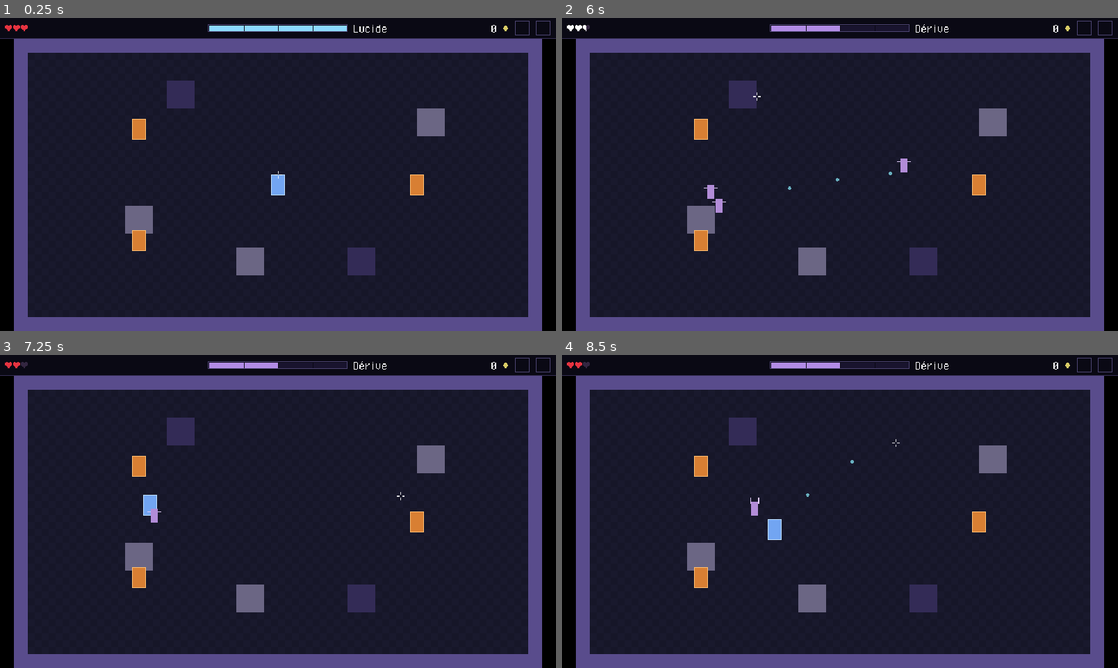
Above: before the commit, frames 1-4 (two rows, left to right).
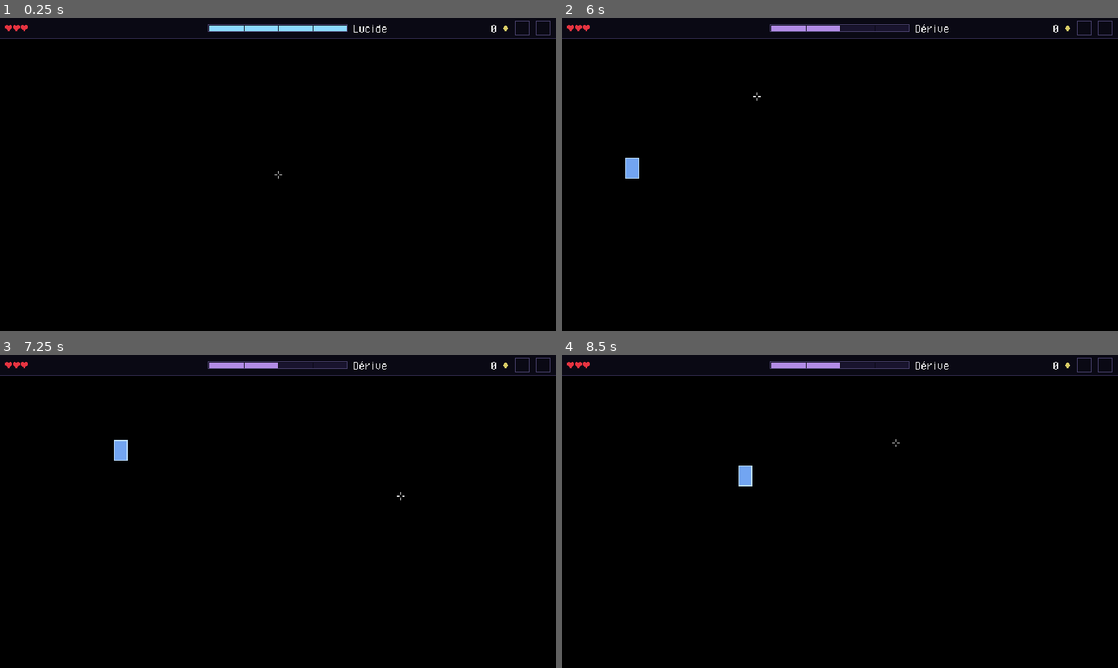
Above: after the commit, the same moments.

Repository: Kroustille/hypnagogia
Game: Godot game, scene res://main/main.tscn
Two runs of this game, one before a commit and one after it. Both use one fixed random seed, a clock stepped at 60 frames per second and the inputs below.
Inputs (mouse positions are in pixels of both pictures, inside the frame that each line leads up to):
- Up to frame 1 (0.25 s): no input
- Up to frame 2 (6 s): tap Enter at 0.5 s; move the mouse to (962, 158) at 0.52 s; press the mouse at (962, 158) at 0.53 s; hold D (move_right) 0.53-1.28 s; move the mouse to (728, 190) at 1.27 s; release the mouse at (728, 190) at 1.28 s; hold S (move_down) 1.28-2.03 s; tap Space (dash) at 1.35 s; click (728, 190) at 1.55 s; move the mouse to (895, 105) at 2.02 s; press the mouse at (895, 105) at 2.03 s; hold D (move_right) 2.03-2.78 s; right-click (895, 105) at 2.1 s; move the mouse to (812, 237) at 2.77 s; release the mouse at (812, 237) at 2.78 s; hold W (move_up) 2.78-3.53 s; tap Shift (power_2) at 2.85 s; click (812, 237) at 3.05 s; move the mouse to (1006, 221) at 3.52 s; press the mouse at (1006, 221) at 3.53 s; hold A (move_left) 3.53-5.03 s; move the mouse to (673, 127) at 4.27 s; release the mouse at (673, 127) at 4.28 s; tap 1 at 4.35 s; click (673, 127) at 4.55 s; move the mouse to (867, 174) at 5.02 s; press the mouse at (867, 174) at 5.03 s; hold S (move_down) 5.03-5.78 s; tap 2 at 5.1 s; move the mouse to (756, 96) at 5.77 s; release the mouse at (756, 96) at 5.78 s; hold D (move_right) from 5.78 s (still down); tap 3 at 5.85 s
- Up to frame 3 (7.25 s): click (194, 433) at 6.05 s; move the mouse to (400, 495) at 6.52 s; release D (move_right) at 6.53 s; press the mouse at (400, 495) at 6.53 s; hold W (move_up) from 6.53 s (still down); tap 4 at 6.6 s
- Up to frame 4 (8.5 s): move the mouse to (728, 527) at 7.27 s; release W (move_up) at 7.28 s; release the mouse at (728, 527) at 7.28 s; hold D (move_right) 7.28-8.03 s; tap 5 at 7.35 s; click (728, 527) at 7.55 s; move the mouse to (895, 442) at 8.02 s; press the mouse at (895, 442) at 8.03 s; hold S (move_down) from 8.03 s (still down); tap 6 at 8.1 s

The runs differ from the first frame. In frame 1, 89% of the frame differs, in the area x 2-98%, y 6-100%; in frame 2, 89%, in the area x 0-98%, y 2-100%; in frame 3, 89%; in frame 4, 89%.
Error after the commit: Parse Error: Could not resolve class "Enemy". (res://enemies/sleepwalker/sleepwalker.gd:1)

Commit message:
feat(enemies): scale bullet speed and telegraphs with the room danger
Co-Authored-By: Claude Sonnet 5.5 <noreply@anthropic.com>

Diff:
--- a/game/combat/telegraph.gd
+++ b/game/combat/telegraph.gd
@@ -3,7 +3,7 @@
 ## Announces an attack (FR26, AR7): every enemy attack starts with start(). Its duration is
 ## max(base x multiplier, Tuning.COMBAT.min_telegraph), counted in game ticks of the owner's clock group.
 ## Plays the telegraph sound; the animation is the owner's (it swaps its sprite texture on the same tick).
-## The multiplier stays 1 until the danger exists (epic 3: room.danger.telegraph_mult).
+## The multiplier is the room's danger.telegraph_mult (story 3.6).
 ## As a child of its owner at the same tick priority it ticks after it: started on tick N it reads
 ## 24 ticks (0.4 s at 60 Hz) and the owner sees it inactive on tick N + 24.
 
--- a/game/enemies/enemy.gd
+++ b/game/enemies/enemy.gd
@@ -13,6 +13,8 @@
 ## Registered by the room with the player's BulletManager.
 var hurtbox: Hurtbox
 var telegraph: Telegraph
+## The room's danger profile (story 3.6), read when the enemy fires or starts a telegraph. Never null.
+var danger: DangerProfile
 
 var _def: EnemyDef
 var _target: Node2D
@@ -28,8 +30,10 @@
 
 
 ## Dependency injection: call before add_child(). target: what the enemy chases; target_hurtbox: what its contact hits;
-## bullets: the room's enemy BulletManager (optional: only shooters need it).
-func setup(def: EnemyDef, target: Node2D, target_hurtbox: Hurtbox, bullets: BulletManager = null) -> void:
+## bullets: the room's enemy BulletManager (optional: only shooters need it). danger: the room's profile, shared and
+## mutated by the room (optional: a fresh neutral profile of its own otherwise).
+func setup(def: EnemyDef, target: Node2D, target_hurtbox: Hurtbox, bullets: BulletManager = null, room_danger: DangerProfile = null) -> void:
+	danger = room_danger if room_danger != null else DangerProfile.new()
 	_def = def
 	_bullets = bullets
 	_target = target
@@ -84,6 +88,12 @@
 	add_child(telegraph)
 
 
+## Starts the telegraph with the room's danger applied (a telegraph already running keeps its duration).
+## Returns its duration in seconds.
+func _start_telegraph_of(base_seconds: float, sound: AudioStream) -> float:
+	return telegraph.start(base_seconds, sound, danger.telegraph_mult)
+
+
 func is_dead() -> bool:
 	return _dead
 
--- a/game/enemies/sheep/sheep.gd
+++ b/game/enemies/sheep/sheep.gd
@@ -175,7 +175,7 @@
 			# Frozen here: a direction, not a point to aim at. Neither the backup nor the charge follow the target.
 			_charge_direction = (_target_position() - global_position).normalized()
 			_sprite.texture = _scrape_textures[0]
-			telegraph.start(_sheep_def.telegraph_duration, TELEGRAPH_SOUND)
+			_start_telegraph_of(_sheep_def.telegraph_duration, TELEGRAPH_SOUND)
 		State.BACKUP:
 			_sprite.texture = _charge_texture
 			_ticks_left = _backup_seconds * Engine.physics_ticks_per_second
--- a/game/enemies/shooter_enemy.gd
+++ b/game/enemies/shooter_enemy.gd
@@ -15,6 +15,8 @@
 var _spread_radians: float = 0.0
 var _interval_seconds: float = 0.0
 var _telegraph_seconds: float = 0.0
+## Speed of the bullets before the room's danger (tiles per second): the multiplier never compounds on it.
+var _base_bullet_speed: float = 0.0
 
 
 func _ready() -> void:
@@ -52,7 +54,8 @@
 		_assert_failed("ShooterDef bullet_speed must be finite, > 0 and under one tile per tick")
 	_telegraph_seconds = telegraph_seconds
 	_bullet_params = BulletParams.new() # own instance, never a shared Resource
-	_bullet_params.speed = speed if _volley_count > 0 else 1.0
+	_base_bullet_speed = speed if _volley_count > 0 else 1.0
+	_bullet_params.speed = _base_bullet_speed
 	_bullet_params.radius = Tuning.COMBAT.enemy_bullet_radius
 	_bullet_params.lifetime = Tuning.COMBAT.enemy_bullet_lifetime
 	_bullet_params.damage = Tuning.COMBAT.hit_damage_half_hearts
@@ -78,7 +81,7 @@
 ## Starts the telegraph (sound included) and restarts the cycle. Called by the subclass's _enter(TELEGRAPH).
 func _start_telegraph(sound: AudioStream) -> void:
 	_restart_cycle()
-	telegraph.start(_telegraph_seconds, sound)
+	_start_telegraph_of(_telegraph_seconds, sound)
 
 
 ## Fires one volley at the target's current position. Returns the number of bullets fired (0 without a target, on
@@ -92,6 +95,7 @@
 		return 0
 	var aim: Vector2 = to.normalized()
 	var fired: int = 0
+	_bullet_params.speed = _base_bullet_speed * danger.enemy_bullet_speed_mult # read now: bullets in flight keep theirs
 	for i: int in _volley_count:
 		var angle: float = _spread_radians * (i - (_volley_count - 1) / 2.0)
 		if _bullets.fire(_bullet_params, origin, aim.rotated(angle)):
--- a/game/enemies/sleepwalker/sleepwalker.gd
+++ b/game/enemies/sleepwalker/sleepwalker.gd
@@ -91,7 +91,7 @@
 		State.TELEGRAPH:
 			velocity = Vector2.ZERO
 			_sprite.texture = _raise_texture
-			telegraph.start(_sleepwalker_def.telegraph_duration, TELEGRAPH_SOUND)
+			_start_telegraph_of(_sleepwalker_def.telegraph_duration, TELEGRAPH_SOUND)
 		State.RUSH:
 			_sprite.texture = _walk_texture
 			_rush_ticks_left = _rush_seconds * Engine.physics_ticks_per_second
